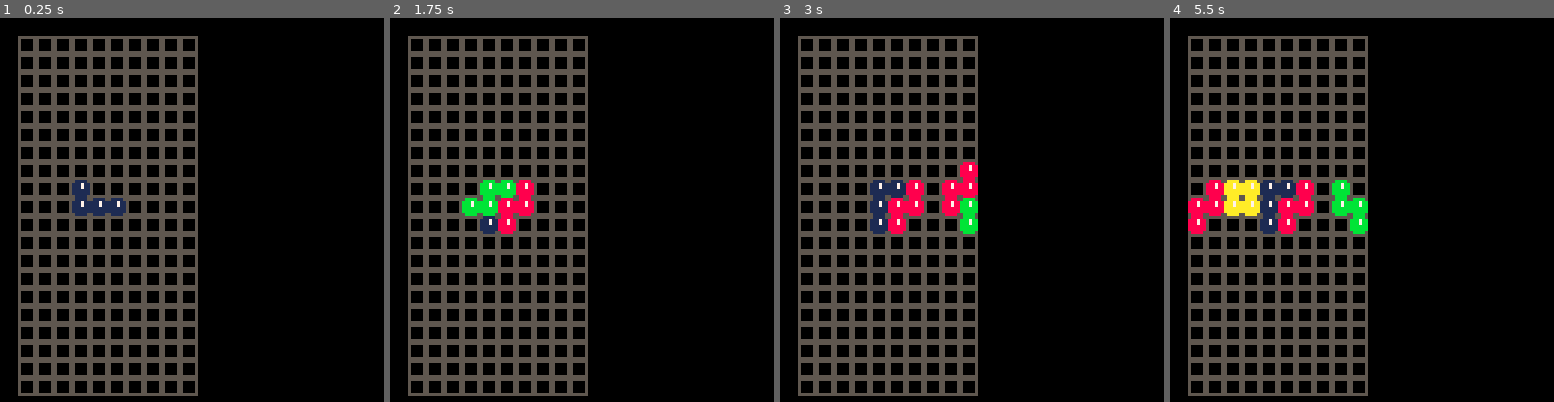
Above: before the commit, frames 1-4 (left to right).
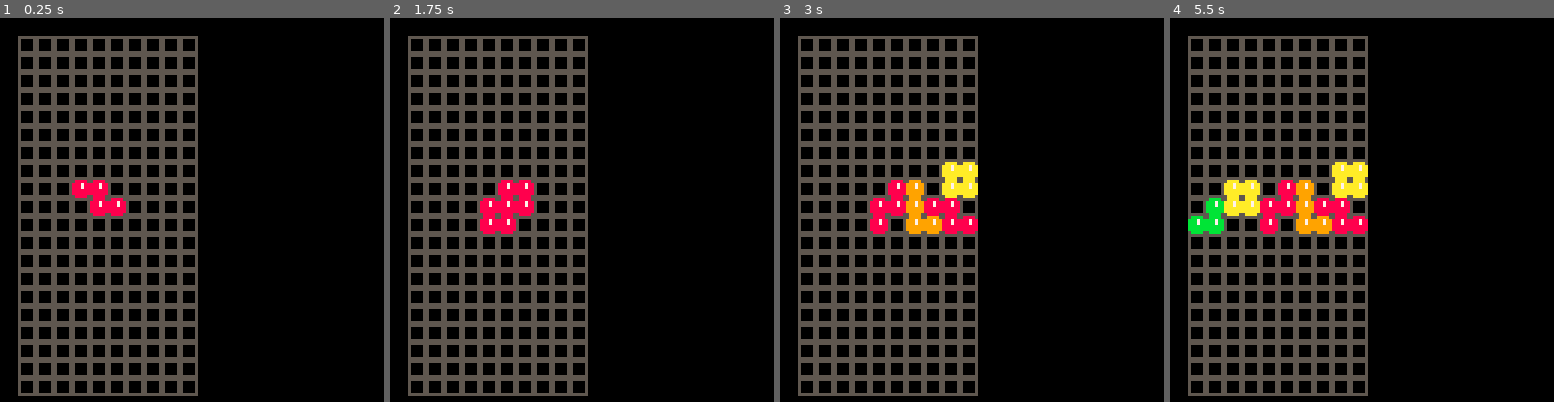
Above: after the commit, the same moments.

Repository: sargon2/pico8
Game: PICO-8 cartridge playground/tray_of_tetrominos/tray_of_tetrominos.p8
Two runs of this game, one before a commit and one after it. Both use one fixed random seed, a clock stepped at 60 frames per second and the inputs below.
Inputs:
- Up to frame 1 (0.25 s): no input
- Up to frame 2 (1.75 s): tap X (X key) at 0.33, 1.07 s; tap O (Z key) at 0.7, 1.7 s; hold Right from 1.6 s (still down)
- Up to frame 3 (3 s): tap X (X key) at 1.85, 2.97 s; release Right at 2.1 s; tap O (Z key) at 2.1, 2.5, 2.9 s; hold Up 2.15-2.42 s; hold Right from 2.47 s (still down)
- Up to frame 4 (5.5 s): release Right at 3.03 s; hold Left 3.08-3.58 s; tap O (Z key) every 0.4 s from 3.3 to 5.3 s; hold Down 3.63-3.97 s; hold Right 4.02-4.68 s; tap X (X key) at 4.08, 5.2 s; hold Up 4.73-5.03 s; hold Left from 5.08 s (still down)

The runs differ from the first frame. In frame 1, 0.9% of the frame differs, in the area x 18-33%, y 42-52%; in frame 2, 0.9%; in frame 3, 3.2%; in frame 4, 4.4%, in the area x 4-52%, y 37-57%.

Commit message:
Bag randomization for 50 pieces

Diff:
--- a/playground/tray_of_tetrominos/tray_of_tetrominos.p8
+++ b/playground/tray_of_tetrominos/tray_of_tetrominos.p8
@@ -6,17 +6,15 @@
 -- but, they have to fit in their storage tray!
 
 -- todo:
--- clear lines/cols when full
+-- upcoming pieces view
 -- game over screen when it's impossible to continue
 -- show button guide while playing
--- scoring
--- high scores list
+-- you win screen/music/sfx
 -- title screen
 -- music
 -- lots of sfx
 -- hidden palette for more accurate colors
 -- lots of gfx effects
--- better randomization?
 
 -- grid size
 grid_w = 10
@@ -26,7 +24,7 @@
 grid_size = 6
 
 -- active piece number
-piece = flr(rnd(7)+1)
+local piece
 
 -- active piece position
 posx = 5
@@ -37,6 +35,8 @@
 
 -- each cell holds 0 (empty) or sprite index
 grid = {}
+
+pieces = {}
 
 shapes = {
  { -- i
@@ -92,12 +92,30 @@
  end
 end
 
+function init_pieces()
+ ordered_pieces={}
+ for j=1,7 do
+  for i = 1,7 do
+   add(ordered_pieces, i)
+  end
+ end
+ add(ordered_pieces, 1) -- add an extra i piece to make it an even 50
+
+ -- randomize order of pieces
+ while #ordered_pieces > 0 do
+  local p = deli(ordered_pieces, flr(rnd(#ordered_pieces+1)))
+  add(pieces, p)
+ end
+ piece = deli(pieces)
+end
+
 function _init()
  -- set the initial delay before repeating. 255 means never repeat.
 poke(0x5f5c, 8)
  -- set the repeating delay.
  poke(0x5f5d, 1)
  init_grid()
+ init_pieces()
 end
 
 function move(x, y, r)
@@ -179,7 +197,7 @@
  end
 
  -- choose the next piece
- piece = flr(rnd(7)+1)
+ piece = deli(pieces)
  rot = 0
  posx = 5
  posy = 10
